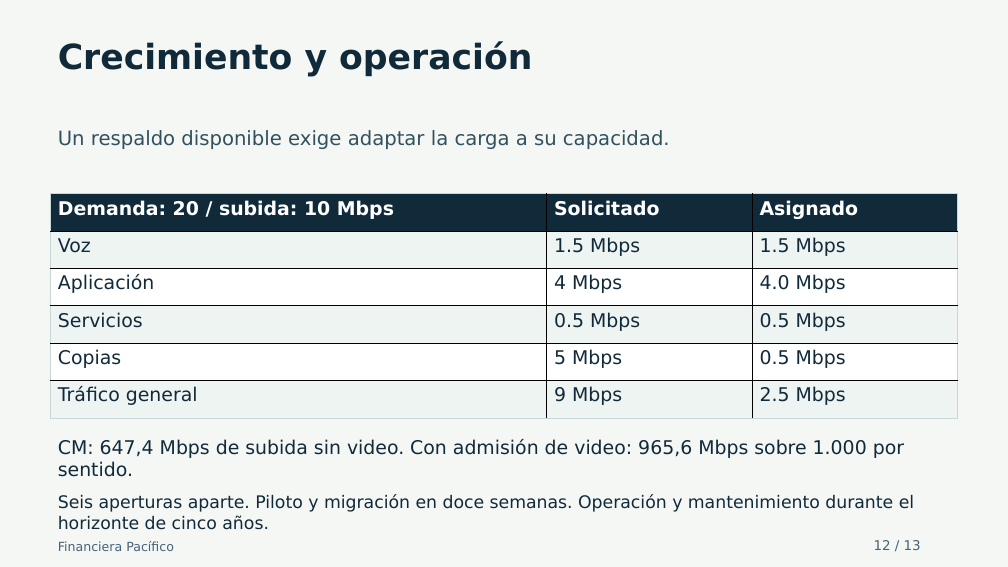
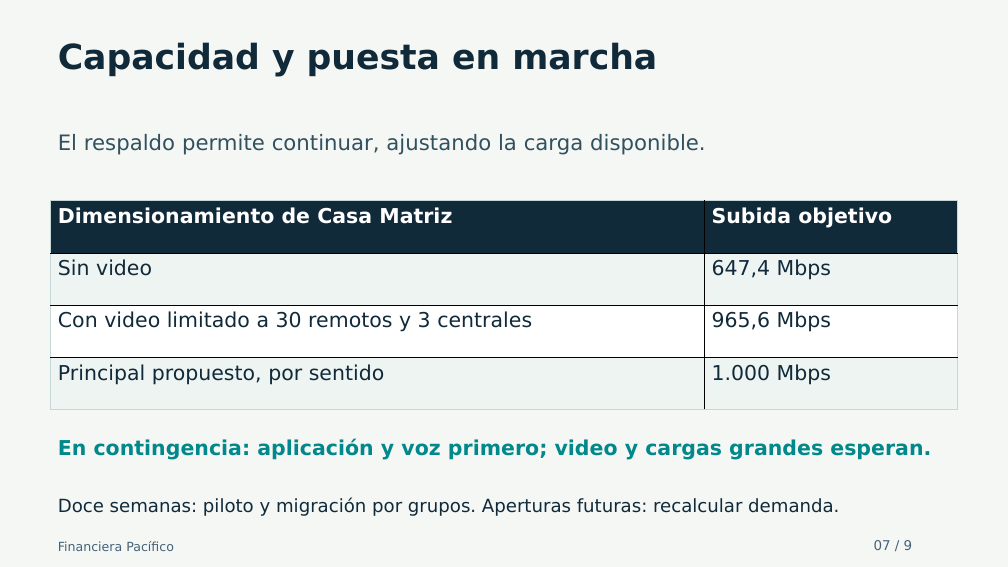
Before and after one commit to hu-herrera/financiera-pacifico-entrega-docente, a slide deck: slide 7 of Presentacion/Avance_Financiera_Pacifico_30_oct_2026.pptx (slide 12 before the commit). Drawn at 1008x567 pixels with LibreOffice and Linux fonts; fonts in the diff are those of the drawing. Boxes give left, top, right and bottom in pixels: in the first picture for what was removed or moved away, otherwise in the second. Text is boxed around its words. In the diff, an @@ line names an element or a change of style, - is before the commit and + after.

Commit message:
Align delivery with nine-slide automatic progress presentation and moving ping regression

```diff
--- a/Presentacion/Avance_Financiera_Pacifico_30_oct_2026.pptx
+++ b/Presentacion/Avance_Financiera_Pacifico_30_oct_2026.pptx
@@ text at [58,42,657,77]: text changed @@
-Crecimiento y operación
+Capacidad y puesta en marcha
@@ text at [58,134,706,155]: text changed; size 18.8 to 20.2 pt @@
-Un respaldo disponible exige adaptar la carga a su capacidad.
+El respaldo permite continuar, ajustando la carga disponible.
@@ table at [51,201,958,410] @@
-Demanda: 20 / subida: 10 Mbps | Solicitado | Asignado
-Voz | 1.5 Mbps | 1.5 Mbps
-Aplicación | 4 Mbps | 4.0 Mbps
-Servicios | 0.5 Mbps | 0.5 Mbps
-Copias | 5 Mbps | 0.5 Mbps
-Tráfico general | 9 Mbps | 2.5 Mbps
+Dimensionamiento de Casa Matriz | Subida objetivo
+Sin video | 647,4 Mbps
+Con video limitado a 30 remotos y 3 centrales | 965,6 Mbps
+Principal propuesto, por sentido | 1.000 Mbps
@@ table: place and size @@
-table at [51,194,958,418]
+table at [51,201,958,410]
@@ text at [58,439,931,460]: text changed; size 18 to 19.5 pt; text colour #112A3A to #00888A; bold on @@
-CM: 647,4 Mbps de subida sin video. Con admisión de video: 965,6 Mbps sobre 1.000 por sentido.
+En contingencia: aplicación y voz primero; video y cargas grandes esperan.
@@ text at [58,498,839,516]: text changed; size 16.5 to 17.2 pt @@
-Seis aperturas aparte. Piloto y migración en doce semanas. Operación y mantenimiento durante el horizonte de cinco años.
+Doce semanas: piloto y migración por grupos. Aperturas futuras: recalcular demanda.
@@ text at [874,540,913,550]: text changed @@
-12 / 13
+07 / 9
```
Also in this commit, not shown: 2 other slides changed, 6 slides added, 10 slides removed, 27 other files.
